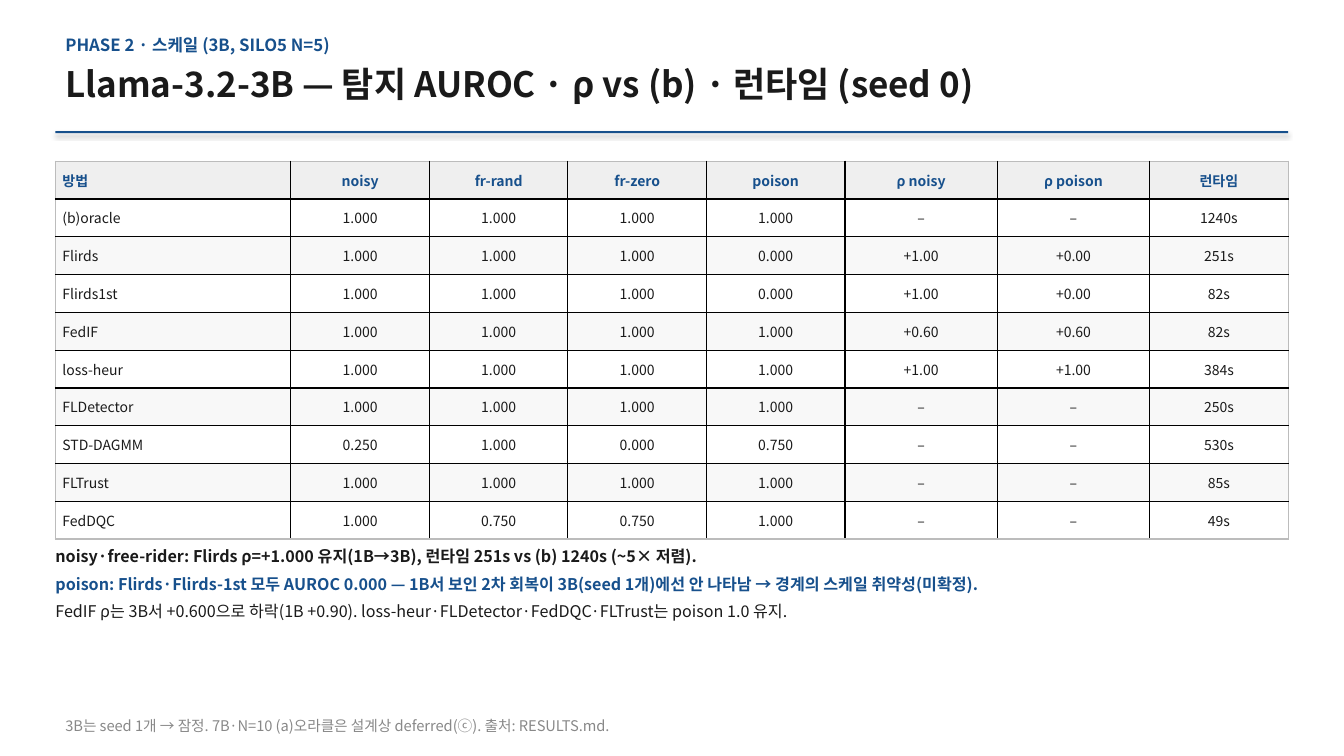
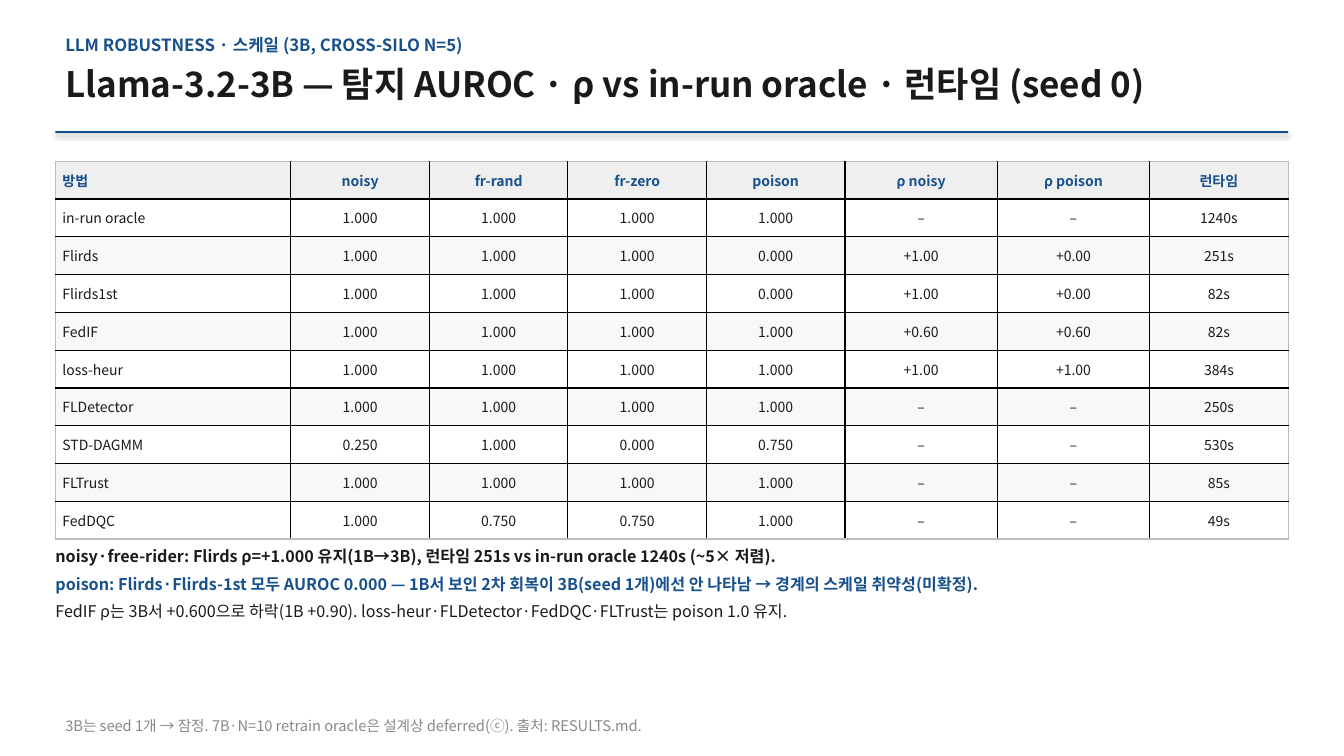
Before and after one commit to YongheeChoi/flirds, a slide deck: slide 12 of research-wiki/presentations/2026-06-results-report/flirds-results-2026-06.pptx. Drawn at 1344x756 pixels with LibreOffice and Linux fonts; fonts in the diff are those of the drawing. Boxes give left, top, right and bottom in pixels: in the first picture for what was removed or moved away, otherwise in the second. Text is boxed around its words. In the diff, an @@ line names an element or a change of style, - is before the commit and + after.

```diff
--- a/research-wiki/presentations/2026-06-results-report/flirds-results-2026-06.pptx
+++ b/research-wiki/presentations/2026-06-results-report/flirds-results-2026-06.pptx
@@ text at [65,37,463,55]: text changed @@
-PHASE 2 · 스케일 (3B, SILO5 N=5)
+LLM ROBUSTNESS · 스케일 (3B, CROSS-SILO N=5)
@@ text at [65,67,1145,104]: text changed @@
-Llama-3.2-3B — 탐지 AUROC · ρ vs (b) · 런타임 (seed 0)
+Llama-3.2-3B — 탐지 AUROC · ρ vs in-run oracle · 런타임 (seed 0)
@@ table at [55,161,1287,539] @@
-row 2, column 1: (b)oracle
+row 2, column 1: in-run oracle
@@ text at [55,548,776,566]: text changed @@
-noisy·free-rider: Flirds ρ=+1.000 유지(1B→3B), 런타임 251s vs (b) 1240s (~5× 저렴).
+noisy·free-rider: Flirds ρ=+1.000 유지(1B→3B), 런타임 251s vs in-run oracle 1240s (~5× 저렴).
@@ text at [65,718,642,734]: text changed @@
-3B는 seed 1개 → 잠정. 7B·N=10 (a)오라클은 설계상 deferred(ⓒ). 출처: RESULTS.md.
+3B는 seed 1개 → 잠정. 7B·N=10 retrain oracle은 설계상 deferred(ⓒ). 출처: RESULTS.md.
```
Also in this commit, not shown: 15 other slides changed, 18 other files.
